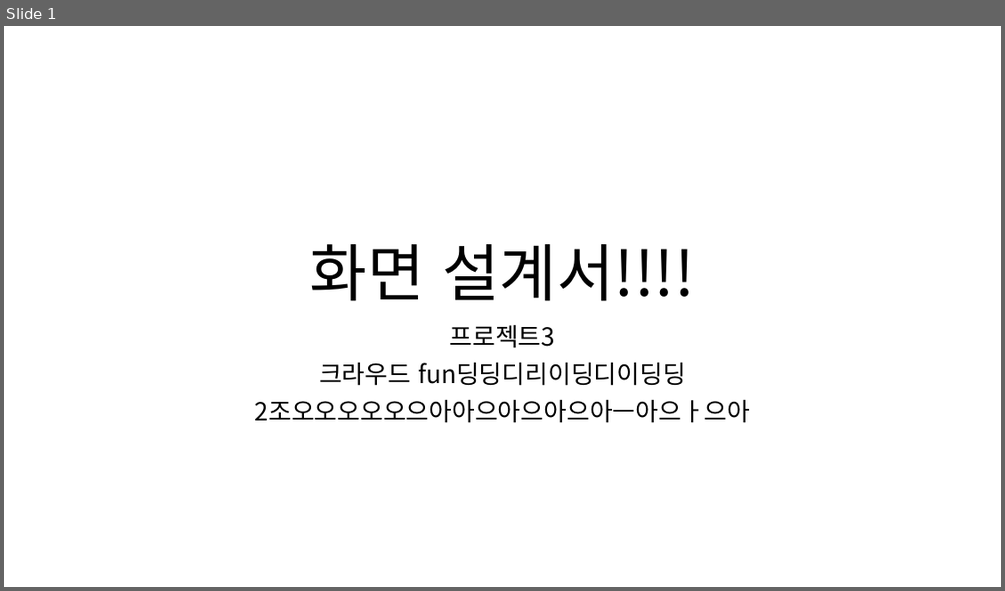
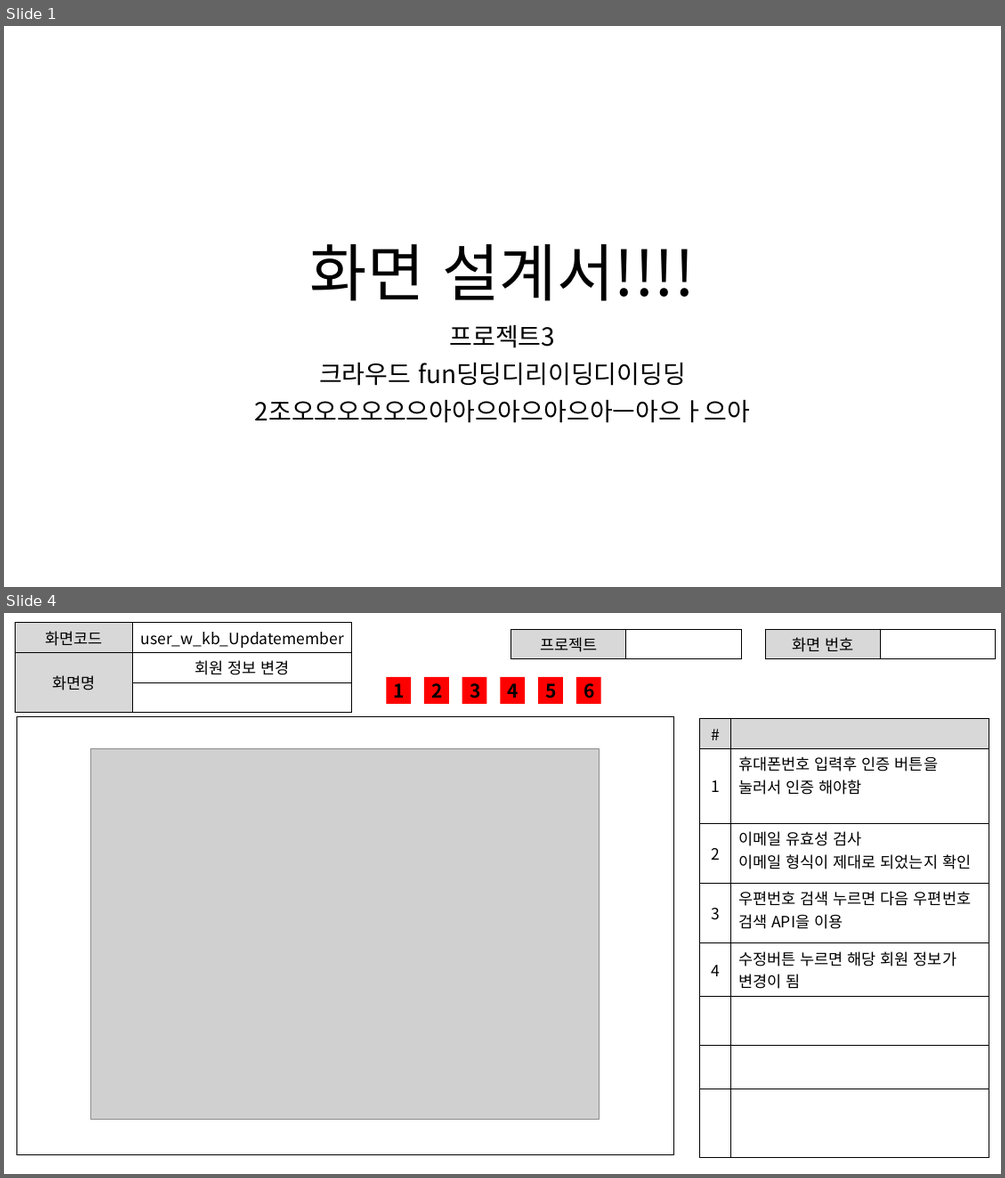
Before and after one commit to ezenteam2/RentalEquip, a slide deck: 0 발표용 파워포인트/0320 3차발표/0320 project04 - 파워포인트 - 기범.pptx. Shown one above the other, each under a label of ours: slide 1 before the commit, slides 1 and 4 after it; the slides between them are not shown. The pictures are 1005x591 and 1005x1178 pixels, drawn with LibreOffice and Linux fonts; fonts in the diff are those of the drawing; grey boxes stand for pictures. Boxes give left, top, right and bottom in pixels: in the first picture for what was removed or moved away, otherwise in the second. Text is boxed around its words. In the diff, an @@ line names an element or a change of style, - is before the commit and + after.

```diff
--- a/0 발표용 파워포인트/0320 3차발표/0320 project04 - 파워포인트 - 기범.pptx
+++ b/0 발표용 파워포인트/0320 3차발표/0320 project04 - 파워포인트 - 기범.pptx
@@ slide 4 added at (4,613,1001,1174), background #FFFFFF @@
@@ table added at (15,623,352,701), 3 rows, 2 columns @@
+화면코드 | user_w_kb_Updatemember
+화면명 | 회원 정보 변경
+ | 
@@ table added at (511,629,741,656), 1 rows, 2 columns @@
+프로젝트 | 
@@ table added at (765,629,995,656), 1 rows, 2 columns @@
+화면 번호 | 
@@ rectangle added at (386,677,411,704), fill #FF0000, 18 pt, text #000000, bold @@
+1
@@ rectangle added at (424,677,449,704), fill #FF0000, 18 pt, text #000000, bold @@
+2
@@ rectangle added at (462,677,487,704), fill #FF0000, 18 pt, text #000000, bold @@
+3
@@ rectangle added at (501,677,526,704), fill #FF0000, 18 pt, text #000000, bold @@
+4
@@ rectangle added at (538,677,563,704), fill #FF0000, 18 pt, text #000000, bold @@
+5
@@ rectangle added at (576,677,600,704), fill #FF0000, 18 pt, text #000000, bold @@
+6
@@ rectangle added at (16,717,673,1154), fill #FFFFFF, outline #000000 1 pt @@
@@ table added at (700,718,989,1151), 8 rows, 2 columns @@
+# | 
+1 | 휴대폰번호 입력후 인증 버튼을 눌러서 인증 해야함
+2 | 이메일 유효성 검사 / 이메일 형식이 제대로 되었는지 확인
+3 | 우편번호 검색 누르면 다음 우편번호 검색 API을 이용
+4 | 수정버튼 누르면 해당 회원 정보가 변경이 됨
+ | 
+ | 
+ | 
@@ picture added at (90,749,599,1119) @@
```
Also in this commit, not shown: 13 other slides added, 20 other files.
